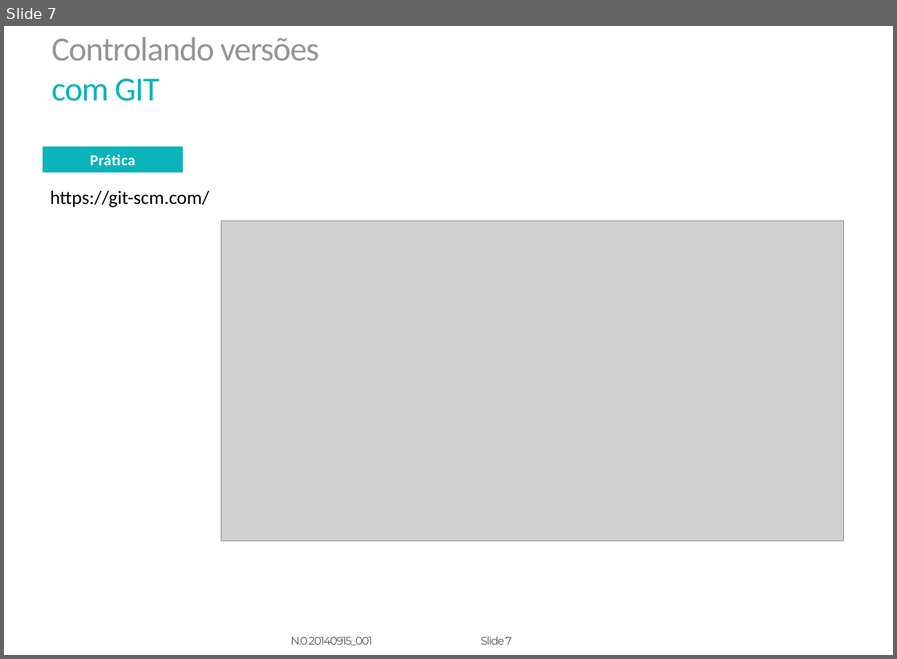
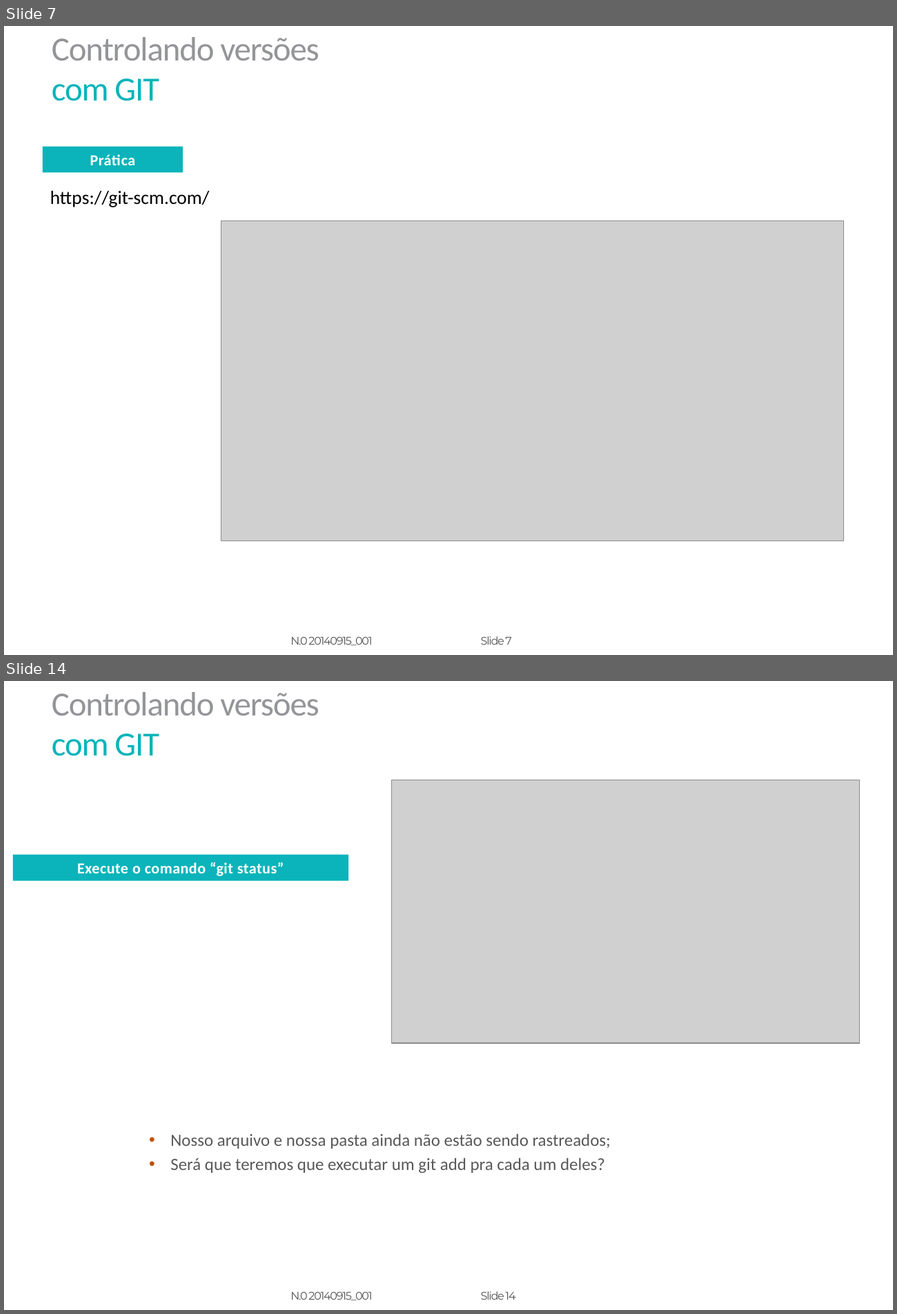
Before and after one commit to caused/git-workshop, a slide deck: Slides.pptx. Shown one above the other, each under a label of ours: slide 7 before the commit, slides 7 and 14 after it; the slides between them are not shown. The pictures are 897x659 and 897x1314 pixels, drawn with LibreOffice and Linux fonts; fonts in the diff are those of the drawing; grey boxes stand for pictures; background and template pictures are left out. Boxes give left, top, right and bottom in pixels: in the first picture for what was removed or moved away, otherwise in the second. Text is boxed around its words. In the diff, an @@ line names an element or a change of style, - is before the commit and + after.

Commit message:
Adicionando slides sobre: inicializar um repositorio e rastrear arquivos

```diff
--- a/Slides.pptx
+++ b/Slides.pptx
@@ slide 14 added at box(4, 681, 893, 1310), background picture (left out); not listed: 4 template elements that a slide beside it also shows @@
@@ picture added at box(392, 780, 860, 1043) @@
@@ rectangle added at box(13, 854, 348, 881), fill #0AB4BA, 14.5 pt, text #FFFFFF, bold @@
+Execute o comando “git status”
@@ text added at box(170, 1134, 611, 1174), 16.3 pt, text #595959 @@
+• Nosso arquivo e nossa pasta ainda não estão sendo rastreados;
+• Será que teremos que executar um git add pra cada um deles?
```
Also in this commit, not shown: 9 other slides added.
